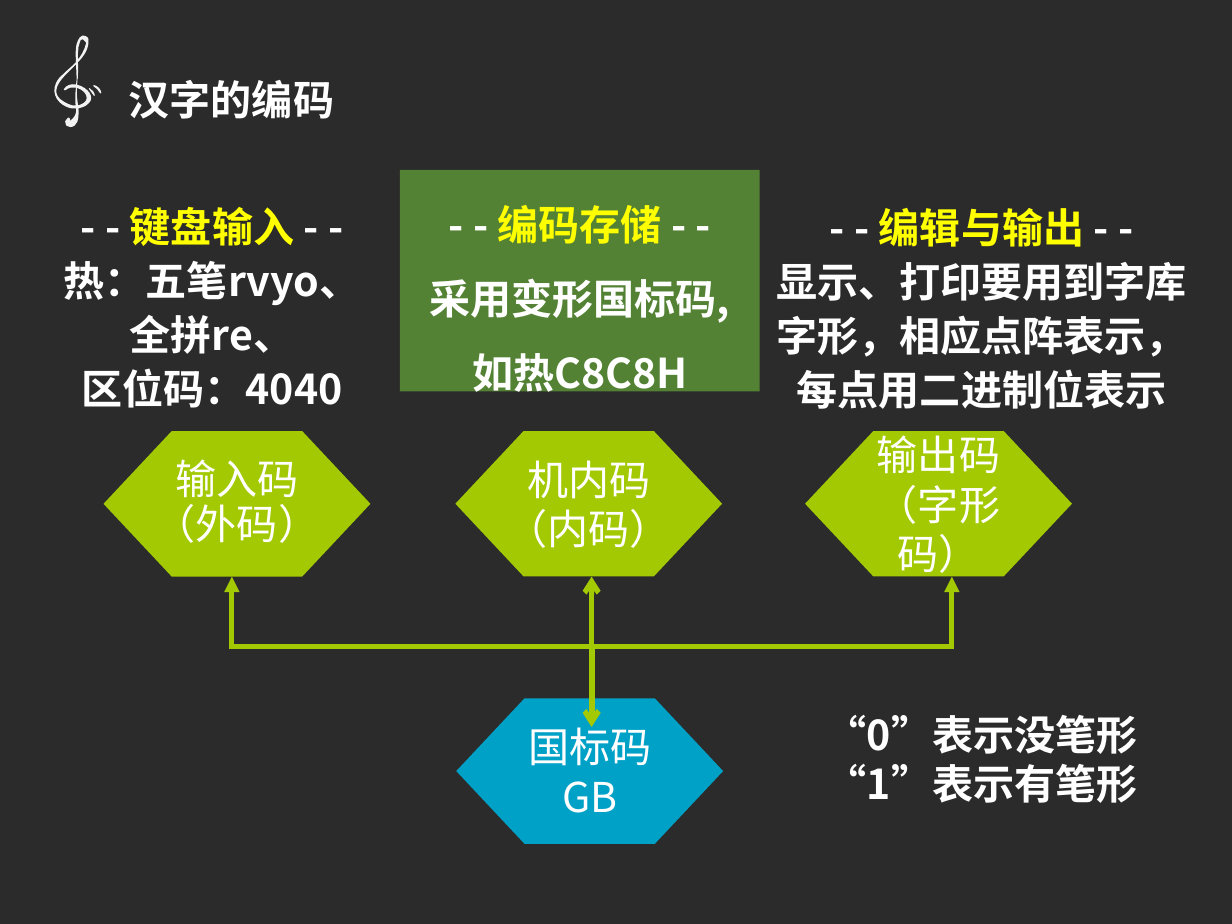
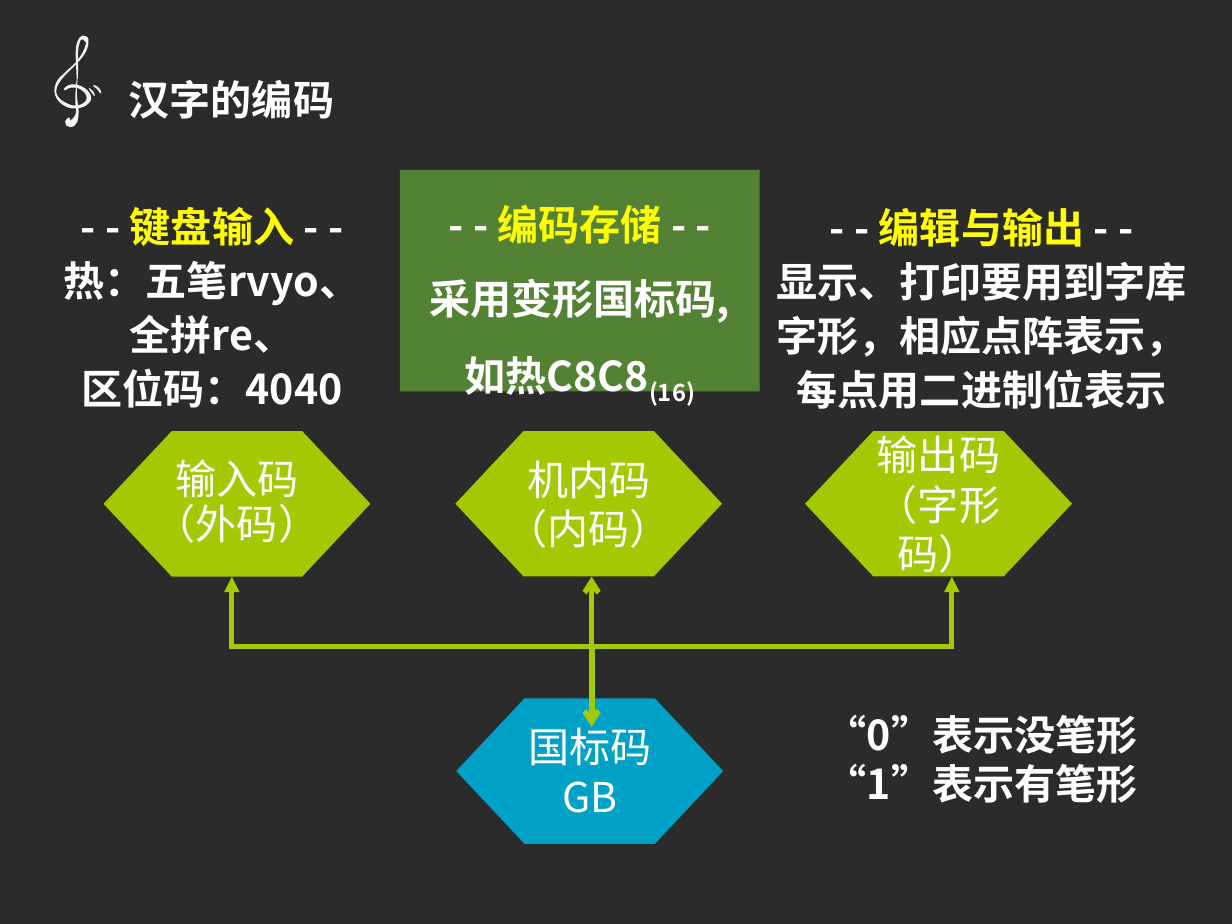
Before and after one commit to hongm32/2020design, a slide deck: slide 13 of 【第13-14课】数据编码/【第14课】数据编码.pptx. Drawn at 1232x924 pixels with LibreOffice and Linux fonts; fonts in the diff are those of the drawing; background and template pictures are left out; a plain dark background stands for a picture behind light text. Boxes give left, top, right and bottom in pixels: in the first picture for what was removed or moved away, otherwise in the second. Text is boxed around its words. In the diff, an @@ line names an element or a change of style, - is before the commit and + after.

```diff
--- a/【第13-14课】数据编码/【第14课】数据编码.pptx
+++ b/【第13-14课】数据编码/【第14课】数据编码.pptx
@@ text in rectangle at [429, 278, 730, 407]: text changed @@
-采用变形国标码,如热C8C8H
+采用变形国标码,如热C8C8(16)
```
Also in this commit, not shown: 5 other slides changed.
